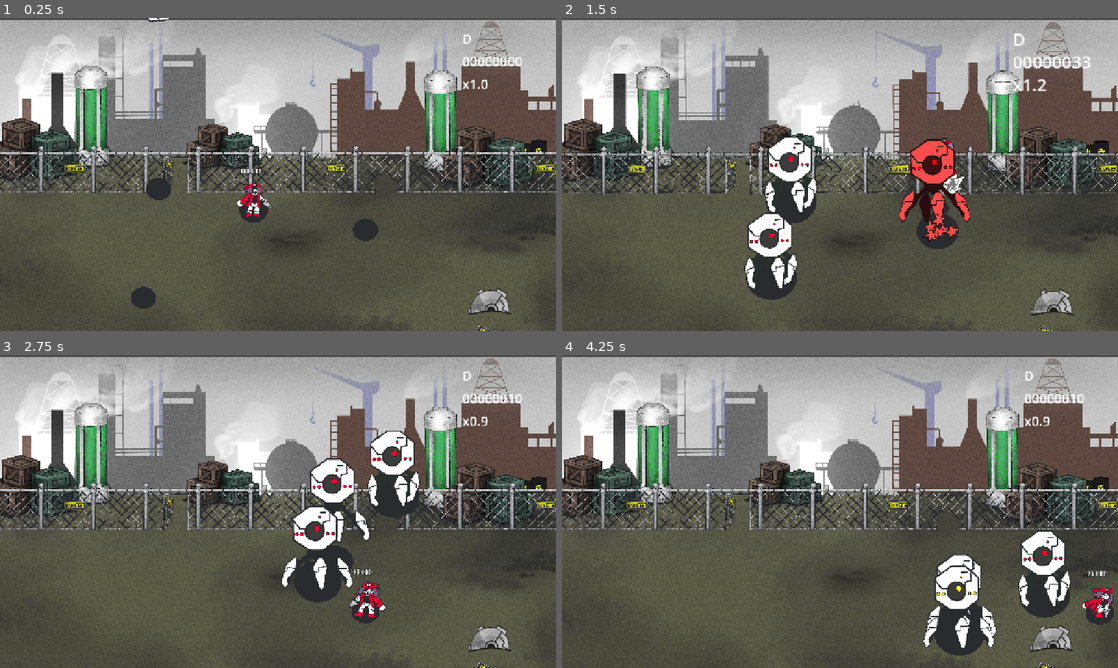
Above: before the commit, frames 1-4 (two rows, left to right).
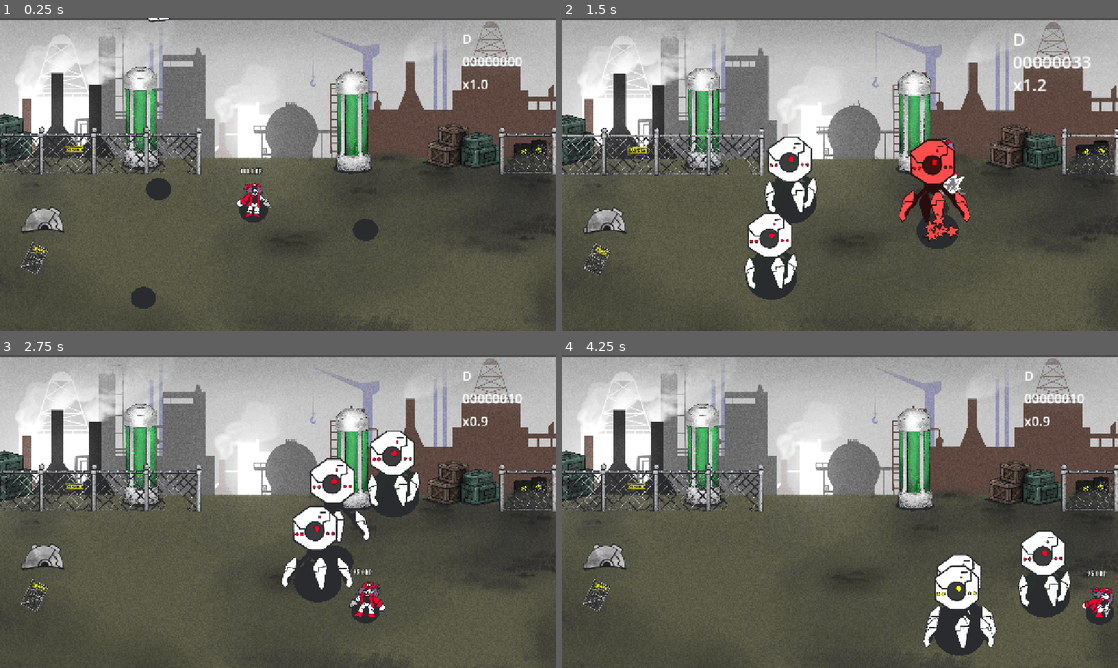
Above: after the commit, the same moments.

Repository: Twytchi/juniper-game-jam
Game: Godot game, scene res://Scene/levels/level_4.tscn
The game is run twice, just before and just after one commit, with the same random seed, the same clock (stepped at 60 frames per second) and the same inputs. This scene is started directly instead of the project's main scene.
Inputs (mouse positions are in pixels of both pictures, inside the frame that each line leads up to):
- Up to frame 1 (0.25 s): no input
- Up to frame 2 (1.5 s): tap Enter (ui_accept) at 0.5, 0.77 s; move the mouse to (962, 158) at 0.52 s; hold D (right) from 0.53 s (still down); click (962, 158) at 0.6 s; move the mouse to (728, 190) at 1.27 s; tap K (heavy) at 1.35 s
- Up to frame 3 (2.75 s): tap Enter (ui_accept) at 1.52 s; move the mouse to (333, 442) at 2.02 s; release D (right) at 2.03 s; hold A (left) from 2.03 s (still down); hold J (light) from 2.03 s (still down)
- Up to frame 4 (4.25 s): move the mouse to (812, 574) at 2.77 s; release A (left) at 2.78 s; release J (light) at 2.78 s; hold D (right) from 2.78 s (still down); tap L (missile) at 2.85 s; tap Enter (ui_accept) at 3.02, 3.77 s; move the mouse to (1006, 558) at 3.52 s; click (1006, 558) at 3.6 s

The runs differ from the first frame. In frame 1, 15% of the frame differs, in the area x 0-100%, y 15-100%; in frame 2, 14%; in frame 3, 15%; in frame 4, 16%.

Commit message:
had levels decorated in wrong order.

Diff:
--- a/Scene/levels/level_3.tscn
+++ b/Scene/levels/level_3.tscn
@@ -14,9 +14,8 @@
 [ext_resource type="Texture2D" uid="uid://burah5ae13li6" path="res://Asset/props/fence_danger.png" id="12_8osc3"]
 [ext_resource type="Texture2D" uid="uid://opeqvyq2t2re" path="res://Asset/props/fence_aged.png" id="13_wa4rr"]
 [ext_resource type="Texture2D" uid="uid://coaqugljbej30" path="res://Asset/props/fence_hole.png" id="14_7kh6p"]
-[ext_resource type="Texture2D" uid="uid://ckbnqxdu2iy12" path="res://Asset/props/fence_damage.png" id="15_pc5n3"]
+[ext_resource type="Texture2D" uid="uid://diywom8x8uam8" path="res://Asset/props/fence_gate_open.png" id="14_y5fgp"]
 [ext_resource type="Texture2D" uid="uid://bco7271a0gvlb" path="res://Asset/props/corpsearch.png" id="16_muu7f"]
-[ext_resource type="Texture2D" uid="uid://bfpm13tcnabgq" path="res://Asset/props/fence_gate.png" id="17_x4itn"]
 
 [sub_resource type="RectangleShape2D" id="RectangleShape2D_y865s"]
 size = Vector2(1599, 942)
@@ -262,77 +261,130 @@
 [node name="Marker2D5" type="Marker2D" parent="SpawnZone" unique_id=911497050]
 position = Vector2(-421, 147)
 
-[node name="Props" type="Node2D" parent="." unique_id=2009930449]
+[node name="Props3" type="Node2D" parent="." unique_id=2051600810]
 z_index = -2
-position = Vector2(36, 229)
-
-[node name="reactor" type="Sprite2D" parent="Props" unique_id=380615839]
+position = Vector2(-126, 393)
+
+[node name="crates" type="Sprite2D" parent="Props3" unique_id=985701627]
+z_index = -2
+position = Vector2(10.333324, 35)
+scale = Vector2(0.6066667, 0.5933333)
+texture = ExtResource("10_v8c6t")
+
+[node name="reactor" type="Sprite2D" parent="Props3" unique_id=1604413098]
 z_index = -3
-position = Vector2(92.2, 172)
+position = Vector2(149.99998, -8)
 scale = Vector2(0.256, 0.25)
 texture = ExtResource("9_7hcc0")
 
-[node name="reactor2" type="Sprite2D" parent="Props" unique_id=797223167]
+[node name="reactor2" type="Sprite2D" parent="Props3" unique_id=1943940150]
 z_index = -3
-position = Vector2(939.2, 182)
+position = Vector2(997, 2)
 scale = Vector2(0.256, 0.25)
 texture = ExtResource("9_7hcc0")
 
-[node name="crates2" type="Sprite2D" parent="Props" unique_id=285794691]
+[node name="crates2" type="Sprite2D" parent="Props3" unique_id=85623171]
 z_index = -2
-position = Vector2(-280.99976, 198)
+position = Vector2(1112.3334, 53)
 scale = Vector2(0.6066667, 0.5933333)
 texture = ExtResource("10_v8c6t")
 
-[node name="crates3" type="Sprite2D" parent="Props" unique_id=1799329327]
+[node name="crates3" type="Sprite2D" parent="Props3" unique_id=1417988932]
 z_index = -2
-position = Vector2(1209, 232)
+position = Vector2(470.00006, 56)
 scale = Vector2(0.48666668, 0.4333327)
 texture = ExtResource("10_v8c6t")
 
-[node name="fences" type="Node2D" parent="Props" unique_id=1115697904]
-position = Vector2(-214, 132)
-
-[node name="fence" type="Sprite2D" parent="Props/fences" unique_id=1863097515]
+[node name="fences" type="Node2D" parent="Props3" unique_id=1837002926]
+position = Vector2(-37, -27)
+
+[node name="fence" type="Sprite2D" parent="Props3/fences" unique_id=2024266417]
 z_index = -1
 position = Vector2(4, 114)
 scale = Vector2(0.25, 0.25)
 texture = ExtResource("11_qx8ix")
 
-[node name="fence2" type="Sprite2D" parent="Props/fences" unique_id=2028058346]
+[node name="fence2" type="Sprite2D" parent="Props3/fences" unique_id=624885013]
 z_index = -1
 position = Vector2(131.085, 114)
 scale = Vector2(0.25, 0.25)
 texture = ExtResource("12_8osc3")
 
-[node name="fence3" type="Sprite2D" parent="Props/fences" unique_id=1844625711]
+[node name="fence3" type="Sprite2D" parent="Props3/fences" unique_id=681121364]
 z_index = -1
 position = Vector2(258, 114)
 scale = Vector2(0.25, 0.25)
 texture = ExtResource("13_wa4rr")
 
-[node name="fence4" type="Sprite2D" parent="Props/fences" unique_id=1072195934]
+[node name="fence4" type="Sprite2D" parent="Props3/fences" unique_id=1239596248]
 z_index = -1
 position = Vector2(385.08502, 114)
 scale = Vector2(0.25, 0.25)
+texture = ExtResource("14_y5fgp")
+
+[node name="fence5" type="Sprite2D" parent="Props3/fences" unique_id=358904653]
+z_index = -1
+position = Vector2(512, 114)
+scale = Vector2(0.25, 0.25)
+texture = ExtResource("11_qx8ix")
+
+[node name="fence6" type="Sprite2D" parent="Props3/fences" unique_id=772162822]
+z_index = -1
+position = Vector2(639.085, 114)
+scale = Vector2(0.25, 0.25)
+texture = ExtResource("11_qx8ix")
+
+[node name="fence7" type="Sprite2D" parent="Props3/fences" unique_id=600561442]
+z_index = -1
+position = Vector2(766, 114)
+scale = Vector2(0.25, 0.25)
+texture = ExtResource("12_8osc3")
+
+[node name="fence8" type="Sprite2D" parent="Props3/fences" unique_id=1005766348]
+z_index = -1
+position = Vector2(893.085, 114)
+scale = Vector2(0.25, 0.25)
 texture = ExtResource("14_7kh6p")
 
-[node name="fence5" type="Sprite2D" parent="Props/fences" unique_id=1961808160]
-z_index = -1
-position = Vector2(1581, 114)
-scale = Vector2(0.25, 0.25)
-texture = ExtResource("15_pc5n3")
-
-[node name="bodies" type="Node2D" parent="Props" unique_id=691723436]
-
-[node name="corpse" type="Sprite2D" parent="Props/bodies" unique_id=689151944]
+[node name="fence9" type="Sprite2D" parent="Props3/fences" unique_id=1342747274]
+z_index = -1
+position = Vector2(1019, 114)
+scale = Vector2(0.25, 0.25)
+texture = ExtResource("11_qx8ix")
+
+[node name="fence10" type="Sprite2D" parent="Props3/fences" unique_id=1457441357]
+z_index = -1
+position = Vector2(1146.085, 114)
+scale = Vector2(0.25, 0.25)
+texture = ExtResource("11_qx8ix")
+
+[node name="fence11" type="Sprite2D" parent="Props3/fences" unique_id=809606834]
+z_index = -1
+position = Vector2(1273, 114)
+scale = Vector2(0.25, 0.25)
+texture = ExtResource("12_8osc3")
+
+[node name="fence12" type="Sprite2D" parent="Props3/fences" unique_id=850392650]
+z_index = -1
+position = Vector2(1400, 114)
+scale = Vector2(0.25, 0.25)
+texture = ExtResource("11_qx8ix")
+
+[node name="fence13" type="Sprite2D" parent="Props3/fences" unique_id=3475786]
+z_index = -1
+position = Vector2(1527.085, 114)
+scale = Vector2(0.25, 0.25)
+texture = ExtResource("11_qx8ix")
+
+[node name="fence14" type="Sprite2D" parent="Props3/fences" unique_id=2088372644]
+z_index = -1
+position = Vector2(1654, 114)
+scale = Vector2(0.25, 0.25)
+texture = ExtResource("12_8osc3")
+
+[node name="bodies" type="Node2D" parent="Props3" unique_id=1009874476]
+
+[node name="corpse" type="Sprite2D" parent="Props3/bodies" unique_id=1597142179]
 z_index = 100
-position = Vector2(-172, 455)
+position = Vector2(1483, 350)
 texture = ExtResource("16_muu7f")
-
-[node name="gate" type="Sprite2D" parent="Props/bodies" unique_id=1354819028]
-z_index = 100
-position = Vector2(-191, 528)
-rotation = 0.4445935
-scale = Vector2(0.2, 0.2)
-texture = ExtResource("17_x4itn")
--- a/Scene/levels/level_4.tscn
+++ b/Scene/levels/level_4.tscn
@@ -12,8 +12,8 @@
 [ext_resource type="Texture2D" uid="uid://bbajgraelhl1y" path="res://Asset/props/fence.png" id="10_si6hc"]
 [ext_resource type="Texture2D" uid="uid://burah5ae13li6" path="res://Asset/props/fence_danger.png" id="11_0lgjn"]
 [ext_resource type="Texture2D" uid="uid://opeqvyq2t2re" path="res://Asset/props/fence_aged.png" id="12_r8yw8"]
-[ext_resource type="Texture2D" uid="uid://diywom8x8uam8" path="res://Asset/props/fence_gate_open.png" id="13_d30y1"]
 [ext_resource type="Texture2D" uid="uid://coaqugljbej30" path="res://Asset/props/fence_hole.png" id="14_45j2k"]
+[ext_resource type="Texture2D" uid="uid://ckbnqxdu2iy12" path="res://Asset/props/fence_damage.png" id="14_qyvgr"]
 [ext_resource type="Texture2D" uid="uid://bco7271a0gvlb" path="res://Asset/props/corpsearch.png" id="15_7jgmh"]
 [ext_resource type="Texture2D" uid="uid://bfpm13tcnabgq" path="res://Asset/props/fence_gate.png" id="16_1fugj"]
 
@@ -245,119 +245,77 @@
 
 [node name="comboUi" parent="." unique_id=1870541239 instance=ExtResource("7_3s5ty")]
 
-[node name="Props" type="Node2D" parent="." unique_id=1143949584]
+[node name="Props4" type="Node2D" parent="." unique_id=418282890]
 z_index = -2
-position = Vector2(36, 229)
-
-[node name="crates" type="Sprite2D" parent="Props" unique_id=47538246]
+position = Vector2(244, 31)
+
+[node name="reactor" type="Sprite2D" parent="Props4" unique_id=556198719]
+z_index = -3
+position = Vector2(62.533096, 193)
+scale = Vector2(0.256, 0.25)
+texture = ExtResource("9_klrom")
+
+[node name="reactor2" type="Sprite2D" parent="Props4" unique_id=854659174]
+z_index = -3
+position = Vector2(575.19995, 203)
+scale = Vector2(0.256, 0.25)
+texture = ExtResource("9_klrom")
+
+[node name="crates2" type="Sprite2D" parent="Props4" unique_id=341869172]
 z_index = -2
-position = Vector2(10.000011, 60)
+position = Vector2(-310.66666, 219)
 scale = Vector2(0.6066667, 0.5933333)
 texture = ExtResource("8_qyvgr")
 
-[node name="reactor" type="Sprite2D" parent="Props" unique_id=638000080]
-z_index = -3
-position = Vector2(149.99998, -8)
-scale = Vector2(0.256, 0.25)
-texture = ExtResource("9_klrom")
-
-[node name="reactor2" type="Sprite2D" parent="Props" unique_id=1791958016]
-z_index = -3
-position = Vector2(997, 2)
-scale = Vector2(0.256, 0.25)
-texture = ExtResource("9_klrom")
-
-[node name="crates2" type="Sprite2D" parent="Props" unique_id=2099193984]
+[node name="crates3" type="Sprite2D" parent="Props4" unique_id=2137359394]
 z_index = -2
-position = Vector2(1112.0001, 78)
-scale = Vector2(0.6066667, 0.5933333)
-texture = ExtResource("8_qyvgr")
-
-[node name="crates3" type="Sprite2D" parent="Props" unique_id=1706010170]
-z_index = -2
-position = Vector2(470.00006, 56)
+position = Vector2(845, 253)
 scale = Vector2(0.48666668, 0.4333327)
 texture = ExtResource("8_qyvgr")
 
-[node name="fences" type="Node2D" parent="Props" unique_id=275804865]
-position = Vector2(-37, 0)
-
-[node name="fence" type="Sprite2D" parent="Props/fences" unique_id=386614098]
+[node name="fences" type="Node2D" parent="Props4" unique_id=2022662461]
+position = Vector2(-243.6669, 153)
+
+[node name="fence" type="Sprite2D" parent="Props4/fences" unique_id=345602350]
 z_index = -1
 position = Vector2(4, 114)
 scale = Vector2(0.25, 0.25)
 texture = ExtResource("10_si6hc")
 
-[node name="fence2" type="Sprite2D" parent="Props/fences" unique_id=613425117]
+[node name="fence2" type="Sprite2D" parent="Props4/fences" unique_id=1661951741]
 z_index = -1
 position = Vector2(131.085, 114)
 scale = Vector2(0.25, 0.25)
 texture = ExtResource("11_0lgjn")
 
-[node name="fence3" type="Sprite2D" parent="Props/fences" unique_id=2039622016]
+[node name="fence3" type="Sprite2D" parent="Props4/fences" unique_id=1400894210]
 z_index = -1
 position = Vector2(258, 114)
 scale = Vector2(0.25, 0.25)
 texture = ExtResource("12_r8yw8")
 
-[node name="fence4" type="Sprite2D" parent="Props/fences" unique_id=1618303451]
+[node name="fence4" type="Sprite2D" parent="Props4/fences" unique_id=1816109197]
 z_index = -1
 position = Vector2(385.08502, 114)
 scale = Vector2(0.25, 0.25)
-texture = ExtResource("13_d30y1")
-
-[node name="fence5" type="Sprite2D" parent="Props/fences" unique_id=272158568]
-z_index = -1
-position = Vector2(512, 114)
-scale = Vector2(0.25, 0.25)
-texture = ExtResource("10_si6hc")
-
-[node name="fence6" type="Sprite2D" parent="Props/fences" unique_id=897036542]
-z_index = -1
-position = Vector2(639.085, 114)
-scale = Vector2(0.25, 0.25)
-texture = ExtResource("10_si6hc")
-
-[node name="fence7" type="Sprite2D" parent="Props/fences" unique_id=783905982]
-z_index = -1
-position = Vector2(766, 114)
-scale = Vector2(0.25, 0.25)
-texture = ExtResource("11_0lgjn")
-
-[node name="fence8" type="Sprite2D" parent="Props/fences" unique_id=1434470653]
-z_index = -1
-position = Vector2(893.085, 114)
-scale = Vector2(0.25, 0.25)
 texture = ExtResource("14_45j2k")
 
-[node name="fence9" type="Sprite2D" parent="Props/fences" unique_id=1392355714]
-z_index = -1
-position = Vector2(1019, 114)
-scale = Vector2(0.25, 0.25)
-texture = ExtResource("10_si6hc")
-
-[node name="fence10" type="Sprite2D" parent="Props/fences" unique_id=129467069]
-z_index = -1
-position = Vector2(1146.085, 114)
-scale = Vector2(0.25, 0.25)
-texture = ExtResource("10_si6hc")
-
-[node name="fence11" type="Sprite2D" parent="Props/fences" unique_id=860685093]
-z_index = -1
-position = Vector2(1273, 114)
-scale = Vector2(0.25, 0.25)
-texture = ExtResource("11_0lgjn")
-
-[node name="bodies" type="Node2D" parent="Props" unique_id=645020417]
-
-[node name="corpse" type="Sprite2D" parent="Props/bodies" unique_id=447594053]
+[node name="fence5" type="Sprite2D" parent="Props4/fences" unique_id=2095331202]
+z_index = -1
+position = Vector2(1246.6669, 114)
+scale = Vector2(0.25, 0.25)
+texture = ExtResource("14_qyvgr")
+
+[node name="bodies" type="Node2D" parent="Props4" unique_id=1465462940]
+
+[node name="corpse" type="Sprite2D" parent="Props4/bodies" unique_id=1222275939]
 z_index = 100
-position = Vector2(1118, 455)
+position = Vector2(-172, 455)
 texture = ExtResource("15_7jgmh")
 
-[node name="gate" type="Sprite2D" parent="Props/bodies" unique_id=1787513692]
+[node name="gate" type="Sprite2D" parent="Props4/bodies" unique_id=1083635128]
 z_index = 100
-position = Vector2(1099, 528)
+position = Vector2(-191, 528)
 rotation = 0.4445935
 scale = Vector2(0.2, 0.2)
 texture = ExtResource("16_1fugj")
